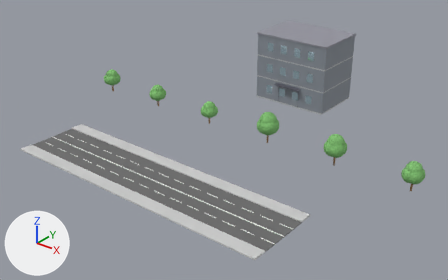
The glTF model output/modern_building.gltf, before and after one commit.
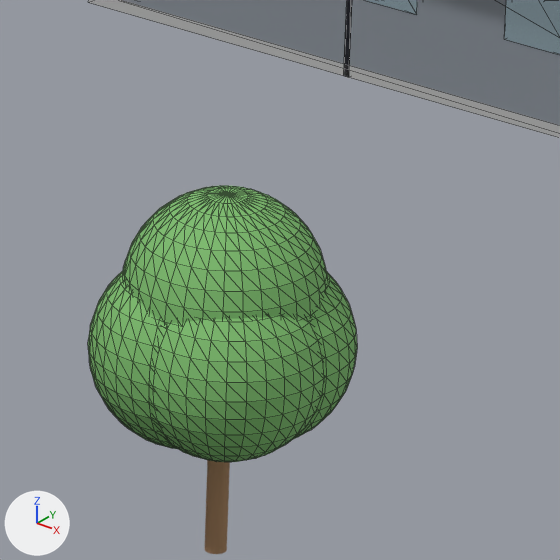
The first picture shows the older version from a 50 mm lens placed at (56.1, -93.6, 43.5), pointed at (0.3, -23.9, 0.2). The close-ups show both versions on the part from 56% to 66% of the width and 34% to 51% of the height of that picture; other places that the commit changed are outside them. The lights are fixed; the arrows at lower left show +X, +Y and +Z. The close-ups show mesh edges as thin lines. Where no turn or scale is listed for an object, it has been applied to the vertices. Vertices at the same position are counted once.

The scene before the commit, as lines of its bpy script (objects in view):
```python
me_cube = bpy.data.meshes.new('Cube')
me_cube.from_pydata(...)  # a box spanning x -7.0..7.0, y -5.0..5.0, z -0.1..0.1
me_cube.materials.append(mat_modern_building_concrete)  # grey #bcbcbc
me_sphere_015 = bpy.data.meshes.new('Sphere.015')
me_sphere_015.from_pydata(...)  # a UV sphere (32 segments, 16 rings, poles along z) spanning x -1.37..1.37, y -1.37..1.37, z -1.37..1.37
me_sphere_015.materials.append(mat_tree_3_leaves)  # green #7cbc6c
me_sphere_016 = bpy.data.meshes.new('Sphere.016')
me_sphere_016.from_pydata(...)  # a UV sphere (32 segments, 16 rings, poles along z) spanning x -1.37..1.37, y -1.37..1.37, z -1.37..1.37
me_sphere_016.materials.append(mat_tree_3_leaves)  # green #7cbc6c
me_sphere_018 = bpy.data.meshes.new('Sphere.018')
me_sphere_018.from_pydata(...)  # a UV sphere (32 segments, 16 rings, poles along z) spanning x -1.37..1.37, y -1.37..1.37, z -1.37..1.37
me_sphere_018.materials.append(mat_tree_3_leaves)  # green #7cbc6c
me_sphere_019 = bpy.data.meshes.new('Sphere.019')
me_sphere_019.from_pydata(...)  # a UV sphere (32 segments, 16 rings, poles along z) spanning x -1.37..1.37, y -1.37..1.37, z -1.37..1.37
me_sphere_019.materials.append(mat_tree_3_leaves)  # green #7cbc6c
ob_floor_1_slab = bpy.data.objects.new('Floor_1_Slab', me_cube)
ob_floor_1_slab.location = (0.0, 0.0, 0.1)
ob_tree_3_leaves_0 = bpy.data.objects.new('Tree_3_Leaves_0', me_sphere_015)
ob_tree_3_leaves_0.location = (6.0, -20.0, 3.85)
ob_tree_3_leaves_1 = bpy.data.objects.new('Tree_3_Leaves_1', me_sphere_016)
ob_tree_3_leaves_1.location = (6.3, -19.7, 3.02)
ob_tree_3_leaves_3 = bpy.data.objects.new('Tree_3_Leaves_3', me_sphere_018)
ob_tree_3_leaves_3.location = (6.3, -20.3, 3.02)
ob_tree_3_leaves_4 = bpy.data.objects.new('Tree_3_Leaves_4', me_sphere_019)
ob_tree_3_leaves_4.location = (5.7, -20.3, 3.02)
# also in view: 'Floor_1_Window_Front_2' at (1.4, -4.9, 2.1); 'Floor_1_Wall_Front' at (0.0, -4.9, 2.1); 'Tree_3_Trunk' at (6.0, -20.0, 1.1)
```
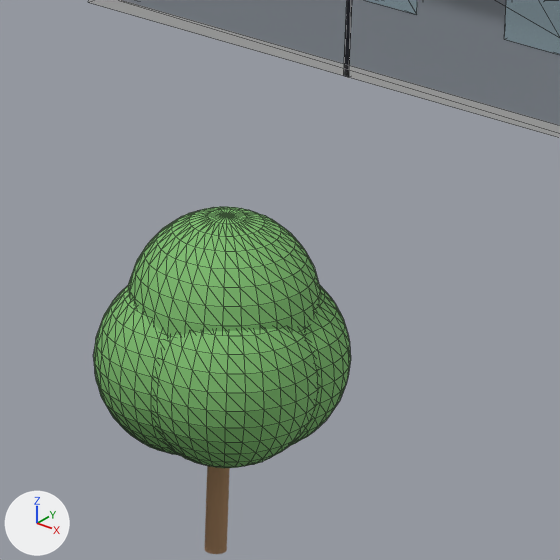
Where the newer file only moved an object's origin or applied its transform, the numbers keep the older frame.

Pixel boxes [x1, y1, x2, y2] of what changed, in the close-ups (560 x 560 px):
'Tree_3_Leaves_0', reshaped, moved: before [122, 186, 327, 324]; after [128, 207, 321, 337]
'Tree_3_Leaves_3', reshaped, moved: before [151, 317, 324, 462]; after [154, 328, 319, 468]
'Tree_3_Leaves_4', reshaped, moved: before [88, 271, 177, 449]; after [93, 286, 178, 455]
'Tree_3_Leaves_1', reshaped, moved: before [294, 271, 357, 439]; after [290, 284, 351, 446]

Patch to the scene script:
```diff
--- a/output/modern_building.gltf.py
+++ b/output/modern_building.gltf.py
@@ me_sphere_015 @@
 # used by ob_tree_3_leaves_0; location = (6.0, -20.0, 3.85)
-me_sphere_015.from_pydata(...)  # 482 vertices, 960 faces; spans x -1.37..1.37, y -1.37..1.37, z -1.37..1.37
+me_sphere_015.from_pydata(...)  # 482 vertices, 960 faces; spans x -1.3..1.3, y -1.3..1.3, z -1.3..1.3
+# me_sphere_015 part 1: 482 of 482 vertices moved; they spanned x -1.37..1.37, y -1.37..1.37, z -1.37..1.37 and now span x -1.3..1.3, y -1.3..1.3, z -1.3..1.3; mean shift (0.0, 0.0, 0.0); largest move (0.0, 1.27, 0.53) -> (0.0, 1.27, -0.25)
 me_sphere_015.materials.append(mat_tree_3_leaves)
@@ me_sphere_016 @@
 # used by ob_tree_3_leaves_1; location = (6.3, -19.7, 3.02)
-me_sphere_016.from_pydata(...)  # 482 vertices, 960 faces; spans x -1.37..1.37, y -1.37..1.37, z -1.37..1.37
+me_sphere_016.from_pydata(...)  # 482 vertices, 960 faces; spans x -1.3..1.3, y -1.3..1.3, z -1.3..1.3
+# me_sphere_016 part 2: 482 of 482 vertices moved; they spanned x -1.37..1.37, y -1.37..1.37, z -1.37..1.37 and now span x -1.3..1.3, y -1.3..1.3, z -1.3..1.3; mean shift (0.0, 0.0, 0.0); largest move (0.0, 1.27, 0.53) -> (0.0, 1.27, -0.25)
 me_sphere_016.materials.append(mat_tree_3_leaves)
@@ me_sphere_018 @@
 # used by ob_tree_3_leaves_3; location = (6.3, -20.3, 3.02)
-me_sphere_018.from_pydata(...)  # 482 vertices, 960 faces; spans x -1.37..1.37, y -1.37..1.37, z -1.37..1.37
+me_sphere_018.from_pydata(...)  # 482 vertices, 960 faces; spans x -1.3..1.3, y -1.3..1.3, z -1.3..1.3
+# me_sphere_018 part 3: 482 of 482 vertices moved; they spanned x -1.37..1.37, y -1.37..1.37, z -1.37..1.37 and now span x -1.3..1.3, y -1.3..1.3, z -1.3..1.3; mean shift (0.0, 0.0, 0.0); largest move (0.0, 1.27, 0.53) -> (0.0, 1.27, -0.25)
 me_sphere_018.materials.append(mat_tree_3_leaves)
@@ me_sphere_019 @@
 # used by ob_tree_3_leaves_4; location = (5.7, -20.3, 3.02)
-me_sphere_019.from_pydata(...)  # 482 vertices, 960 faces; spans x -1.37..1.37, y -1.37..1.37, z -1.37..1.37
+me_sphere_019.from_pydata(...)  # 482 vertices, 960 faces; spans x -1.3..1.3, y -1.3..1.3, z -1.3..1.3
+# me_sphere_019 part 4: 482 of 482 vertices moved; they spanned x -1.37..1.37, y -1.37..1.37, z -1.37..1.37 and now span x -1.3..1.3, y -1.3..1.3, z -1.3..1.3; mean shift (0.0, 0.0, 0.0); largest move (0.0, 1.27, 0.53) -> (0.0, 1.27, -0.25)
 me_sphere_019.materials.append(mat_tree_3_leaves)
@@ ob_tree_3_leaves_0 @@
 ob_tree_3_leaves_0 = bpy.data.objects.new('Tree_3_Leaves_0', me_sphere_015)
-ob_tree_3_leaves_0.location = (6.0, -20.0, 3.85)
+ob_tree_3_leaves_0.location = (6.0, -20.0, 3.63)
@@ ob_tree_3_leaves_1 @@
 ob_tree_3_leaves_1 = bpy.data.objects.new('Tree_3_Leaves_1', me_sphere_016)
-ob_tree_3_leaves_1.location = (6.3, -19.7, 3.02)
+ob_tree_3_leaves_1.location = (6.3, -19.7, 2.85)
@@ ob_tree_3_leaves_3 @@
 ob_tree_3_leaves_3 = bpy.data.objects.new('Tree_3_Leaves_3', me_sphere_018)
-ob_tree_3_leaves_3.location = (6.3, -20.3, 3.02)
+ob_tree_3_leaves_3.location = (6.3, -20.3, 2.85)
@@ ob_tree_3_leaves_4 @@
 ob_tree_3_leaves_4 = bpy.data.objects.new('Tree_3_Leaves_4', me_sphere_019)
-ob_tree_3_leaves_4.location = (5.7, -20.3, 3.02)
+ob_tree_3_leaves_4.location = (5.7, -20.3, 2.85)
```
